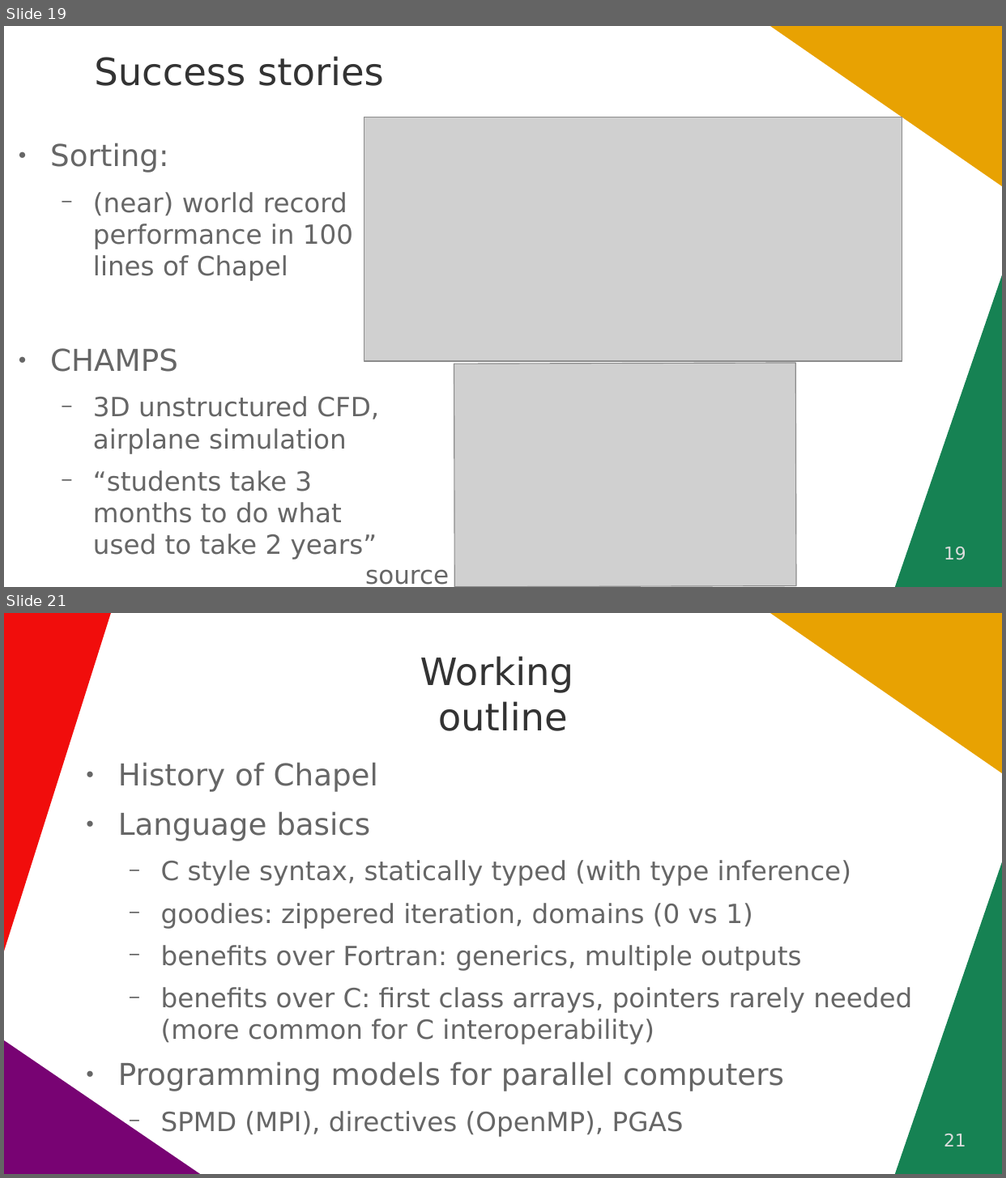
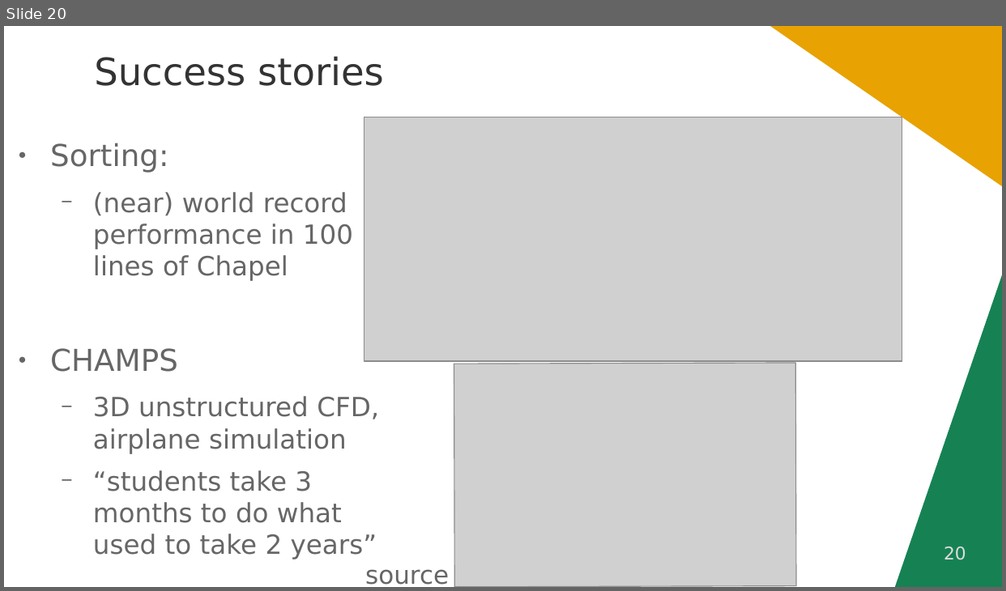
Before and after one commit to ghbrown/chapel-introduction, a slide deck: User introduction to Chapel - G. H. Brown.odp. Shown one above the other, each under a label of ours: slides 19 and 21 before the commit, slide 20 after it; the slides between them are not shown. The pictures are 1006x1178 and 1006x591 pixels, drawn with LibreOffice and Linux fonts; fonts in the diff are those of the drawing; grey boxes stand for pictures. Boxes give left, top, right and bottom in pixels: in the first picture for what was removed or moved away, otherwise in the second. Text is boxed around its words. In the diff, an @@ line names an element or a change of style, - is before the commit and + after.

```diff
--- a/User introduction to Chapel - G. H. Brown.odp
+++ b/User introduction to Chapel - G. H. Brown.odp
@@ slide 21 removed at [4,613,1002,1174], background #FFFFFF; not listed: 4 template elements that a slide beside it also shows @@
@@ title removed at [420,656,574,731] @@
-Working
-outline
@@ text removed at [118,762,912,1092] @@
-● History of Chapel
-● Language basics
-  − C style syntax, statically typed (with type inference)
-  − goodies: zippered iteration, domains (0 vs 1)
-  − benefits over Fortran: generics, multiple outputs
-  − benefits over C: first class arrays, pointers rarely needed (more common for C interoperability)
-● Programming models for parallel computers
-  − SPMD (MPI), directives (OpenMP), PGAS
@@ page number removed at [944,1134,966,1147] @@
-21
@@ what was slide 19 is now slide 20 @@
@@ page number at [944,547,966,561]: text changed @@
-19
+20
```
Also in this commit, not shown: 5 slides changed, 1 slide added, 3 other slides removed, 1 other file.
